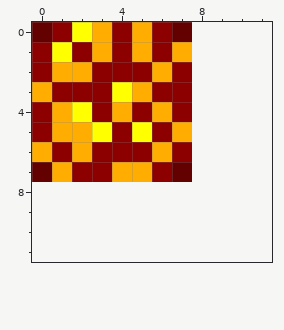
One commit to this pixel-art sprite: resources/mapa_nivel_2/bloque_pequeno.png. The picture above is the old version.
The file is 8x8 pixels. The old version is drawn lined up with the new one, on the new canvas.
Once edited:
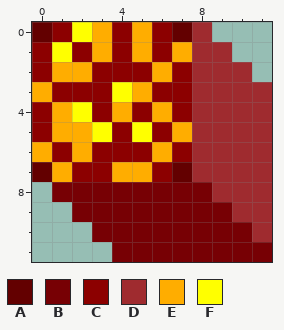
Palette (. is transparent): A #630000  B #770004  C #8c0000  D #9f2b2f  E #ffad00  F #ffff00
Message: bloques con sombras
The edit:
canvas 8x8 -> 12x12
Changed rows in their new state; - is an unchanged pixel.
first column x 1:
 0 -------D---
 1 -------DD--
 2 -------DDD-
 3 -------DDDD
 4 -------DDDD
 5 -------DDDD
 6 -------DDDD
 7 -------DDDD
 8 BBBBBBBBDDD
 9 -BBBBBBBBDD
10 --BBBBBBBBD
11 ---BBBBBBBB
